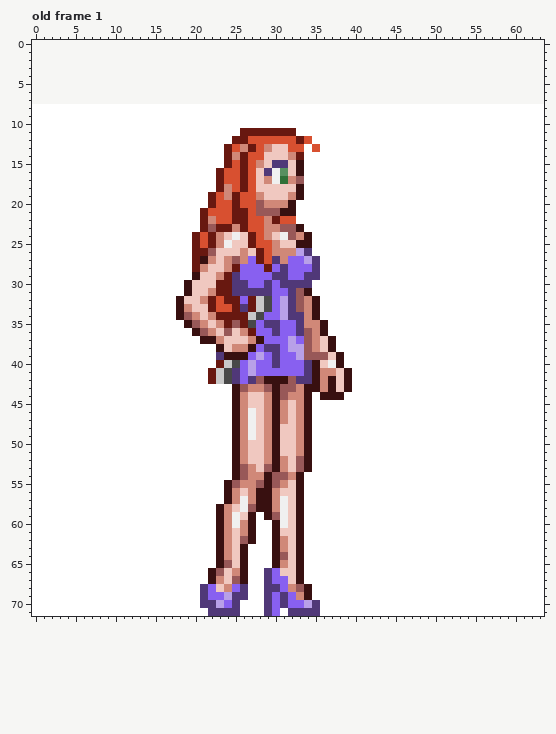
File history of a animated GIF sprite, reikomikami.gif. Above is the file before it was changed.
The file is 64x64 pixels, 14 frames. Shown: old frame 1. The old version is drawn lined up with the new one, on the new canvas. The commit also changed other frames, which this record leaves out.
And afterwards:
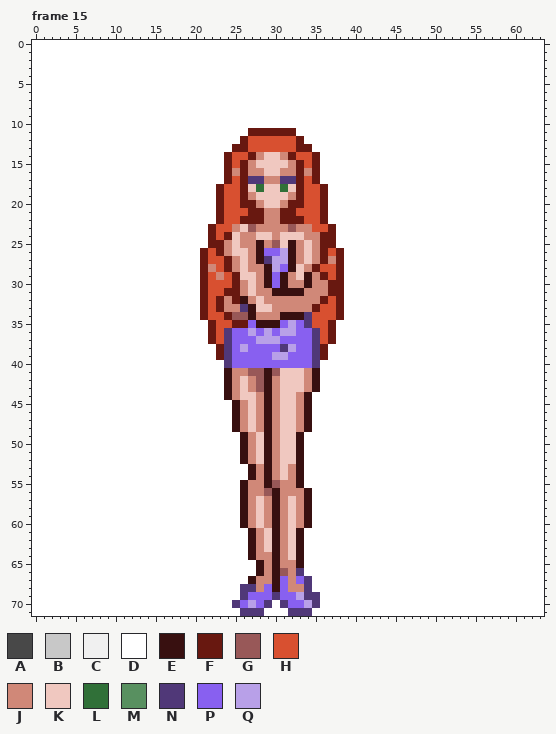
Palette (. is transparent): A #484848  B #c8c8c8  C #f0f0f0  D #ffffff  E #381010  F #681810  G #985858  H #d85030  J #d08878  K #f0c8c0  L #307038  M #589060  N #503878  P #8860f0  Q #b8a0e8
A new or re-ordered frame is compared with the old frame closest to it.
Commit message: Version 0.06 Изменил высоту спрайта на 72 пикселя. Количество кадров - 25.
Diff:
canvas 64x64 -> 64x72, the old top-left corner now at 0,8
frames 14 -> 25
Frame 15 is new; against old frame 1:
y 0..7: x 0..63 ................................................................ -> DDDDDDDDDDDDDDDDDDDDDDDDDDDDDDDDDDDDDDDDDDDDDDDDDDDDDDDDDDDDDDDD
y 11: x 26 F -> D
y 12: x 25 F -> D; x 34 H -> D
y 13: x 24..27 FHJF -> DFFH; x 29..31 JKK -> HHH; x 33..35 HDH -> FFD
y 14: x 25..28 JFHH -> HHFJ; x 31..35 KJFDD -> JFHHF
y 15: x 27..28 HJ -> JK; x 30..35 NNKEDD -> KKJFHF
y 16: x 23..25 FHH -> DFJ; x 27..35 HKNCMKEDD -> JJKKJJFJF
y 17: x 23..24 FH -> DF; x 27..28 HK -> NN; x 30..35 CLJGDD -> JNNFHF
y 18: x 24 J -> H; x 27..28 HK -> KL; x 31 K -> L; x 33..36 EDDD -> FHHF
y 19: x 22..28 FHJFHHJ -> DFHHFJK; x 33..36 EDDD -> FHHF
y 20: x 22..23 FH -> DF; x 25..30 FHHGJJ -> HFFJKK; x 32..36 EDDDD -> FFHHF
y 21: x 21..23 FHH -> DDF; x 25..36 FFHGGGEEDDDD -> HHFFJJFFHHHF
y 22: x 21..23 FJH -> DDF; x 25 F -> H; x 27..28 HH -> FF; x 30..36 FHHDDDD -> JFFFHHF
y 23: x 21..24 FGFF -> DFHH; x 26..28 FHH -> KGJ; x 31 G -> J; x 33..37 EDDDD -> JJHHF
y 24: x 20..21 FH -> DD; x 23..37 JKCKFHJKCGJEDDD -> HFKJJKKJKKKJJFF
y 25: x 20..21 FH -> DD; x 23..24 JC -> FJ; x 26..30 KFHHJ -> JJEJG; x 32..37 KEEDDD -> EJKJFF
y 26: x 20 F -> D; x 22..24 GKK -> HFJ; x 26..38 JKFHJJJQNDDDD -> KJEPPQEJKJFHF
y 27: x 20..38 FEJKJGJPFHNJPPQNDDD -> DFHHFJKJENQQEJKJFJF
y 28: x 20..38 FJKKJFPPPFPNPPPNDDD -> DFJHFJKJJEQPEKJFHHF
y 29: x 20..22 EKK -> DFH; x 24..38 FNPPPPNNPPNNDDD -> HFKKJEPEJKEJFHF
y 30: x 19..29 EKKKFFNNPPN -> DDFHHHFJKJE; x 31..38 NNNNDDDD -> EJJEJJFF
y 31: x 19..23 EKKJF -> DDFHH; x 25..38 NNNNNPPNGEDDDD -> FJKJJEEEEJJJFF
y 32: x 18..24 EKKJFHF -> DDDFHFJ; x 26..33 PFBAPQNG -> EJKJJJJJ; x 35..38 EDDD -> JFHF
y 33: x 18..25 EJKKFHHF -> DDDFHFJJ; x 27..33 FBAPQNG -> EKKJJJJ; x 35..38 EDDD -> FHHF
y 34: x 18..23 EGJKJF -> DDDFHH; x 25..38 FFBAPPQNNJEDDD -> GGEJJJEEENHHHF
y 35: x 19..25 EGJKJFG -> DDDFHHF; x 27..30 APNN -> PEEE; x 32..37 PNJJED -> QPNHHF
y 36: x 20..27 EGJKGKJF -> DDFHNPPQ; x 29..37 PNPPNGJED -> QPQQPPNHF
y 37: x 21..30 EEJKKKJEPP -> DFHNPPPQQQ; x 32 Q -> P; x 34..37 GJKE -> PNHF
y 38: x 23..27 EKJJE -> FNPQP; x 29..31 NNP -> PPN; x 33..37 QGJKE -> PPNFD
y 39: x 23..26 NEEE -> FNPP; x 28 Q -> P; x 30..31 NP -> QQ; x 33..38 QGGGKE -> PPNFDD
y 40: x 23..25 FBA -> DNP; x 27 Q -> P; x 30 N -> P; x 34..38 NEKCE -> PNDDD
y 41: x 22..34 FBANPQPPPPPPN -> DDEJJGGEGKKKJ; x 36..39 JJKE -> DDDD
y 42: x 22..27 FBANPN -> DDEJKJ; x 30..34 EEGNN -> JKKKJ; x 36..39 JEKE -> DDDD
y 43: x 24..26 DEG -> EJK; x 28..34 JGEGGJE -> GEJKKKJ; x 36..39 JEKE -> DDDD
y 44: x 24..26 DEJ -> EJK; x 28..32 KJEGJ -> JEJKK; x 36..38 EEE -> DDD
y 45: x 28..31 KJEJ -> JEJK
y 46..47: x 27..31 CKJEJ -> KJEJK
y 48: x 27..30 CKJE -> KJEJ
y 49: x 25..27 EJC -> DEJ; x 29..30 JE -> EJ; x 33..34 JE -> ED
y 50..51: x 25..27 EJK -> DEJ; x 29..30 JE -> EJ; x 33..34 JE -> ED
y 52: x 25..27 EJK -> DEJ; x 29..31 JEJ -> EJK; x 33..34 GE -> ED
y 53: x 25..34 EGJKGEJKGE -> DDEJEJKJED
y 54: x 25..27 EGJ -> DDE; x 30..31 GG -> JK
y 55: x 24..26 EGJ -> DDE; x 28 G -> J; x 32 K -> J
y 56: x 24..26 EJK -> DDE; x 28..34 EEJKKED -> JGEJJJE
y 57: x 24..26 EJC -> DDE; x 28..31 EEJC -> KJEJ; x 33..34 ED -> JE
y 58: x 23..31 EJKCGEEJC -> DDDEJKJEJ; x 33..34 ED -> JE
y 59: x 23..31 EJCKEDEGC -> DDDEJKJEJ; x 33..34 ED -> JE
y 60: x 23..29 EJCJEDD -> DDDEJKJ; x 31 C -> J; x 33..34 ED -> JE
y 61: x 23..26 EJKJ -> DDDD; x 28..29 DD -> JK; x 31 K -> J
y 62: x 23..26 EJKG -> DDDD; x 28..29 DD -> JK
y 63: x 23..29 EJKEDDD -> DDDDEJK
y 64: x 23..29 EJKEDDD -> DDDDEJJ; x 31 G -> J
y 65: x 23..26 EGKE -> DDDD; x 28..29 DD -> EJ; x 32 K -> J
y 66: x 22..26 EGKJE -> DDDDD; x 28..33 DNPKKE -> EJEGJN
y 67: x 22..30 EJKGEDDNP -> DDDDDEJJE; x 32..34 KED -> JPN
y 68: x 21..25 NPKJP -> DDDDD; x 27..30 DDNN -> NJPE; x 33..34 GE -> JN
y 69: x 21..25 NPPQN -> DDDDD; x 27..31 DDNPN -> PPPNP; x 33..35 JED -> QNN
y 70: x 21..24 NNQP -> DDDD; x 26..28 DDD -> PQP; x 30 P -> D
y 71: x 22..30 NNNNDDDNP -> DDDDNNNDD; x 35 N -> D
